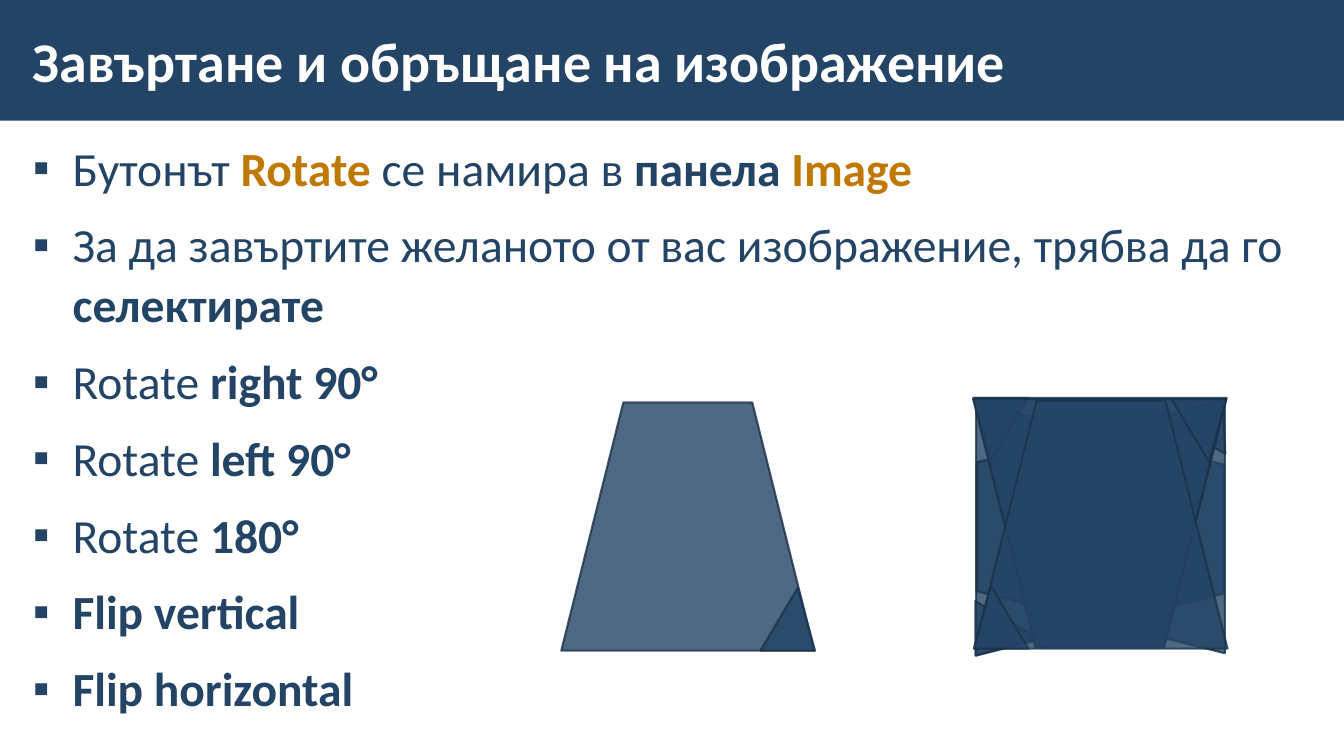
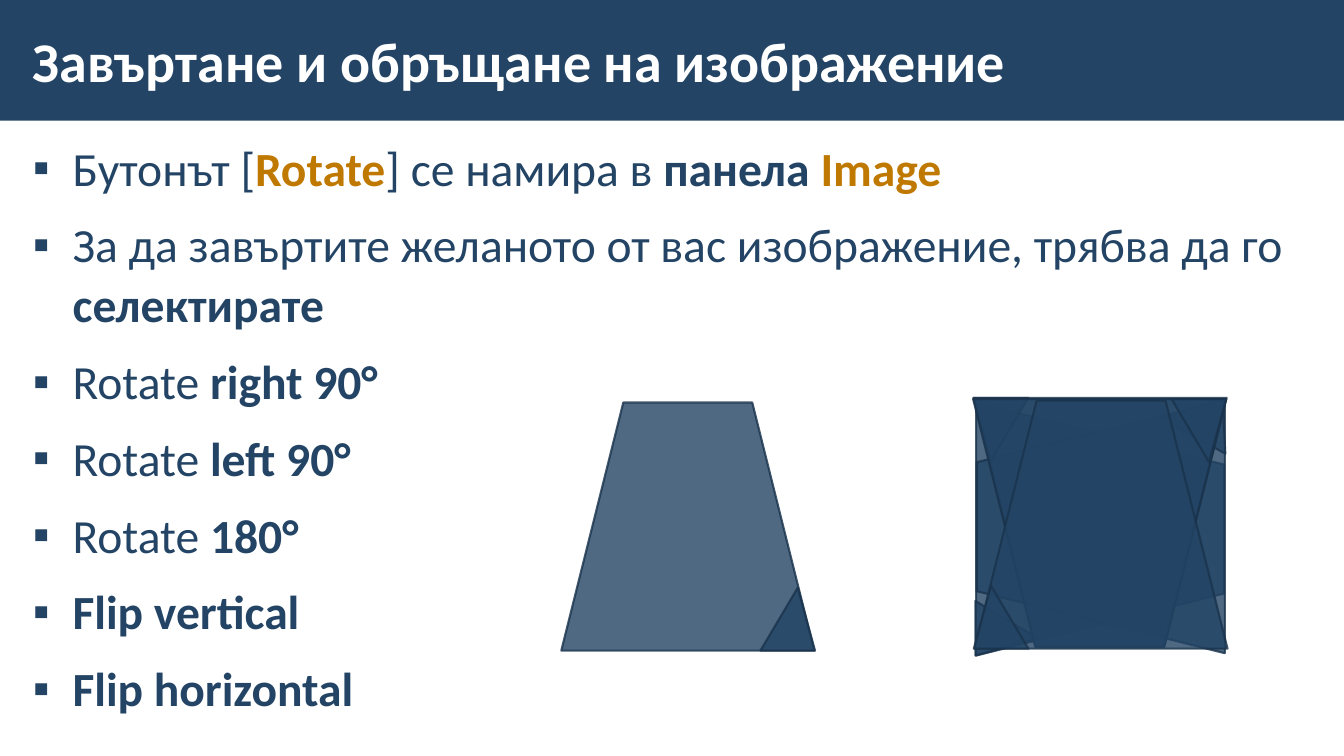
Before and after one commit to BG-IT-Edu/School-Programming, a slide deck: slide 11 of Courses/Computer-Modeling-and-IT/Computer-Modeling-and-IT-5-Class/14-Convert-and-Insert-Text-Into-a-Graphic-Image/14-Convert-and-Insert-Text-Into-a-Graphic-Image.pptx. Drawn at 1344x756 pixels with LibreOffice and Linux fonts; fonts in the diff are those of the drawing; background and template pictures are left out. Boxes give left, top, right and bottom in pixels: in the first picture for what was removed or moved away, otherwise in the second. Text is boxed around its words. In the diff, an @@ line names an element or a change of style, - is before the commit and + after.

Commit message:
Fixes for convert and insert texxt into a graphic image slides

```diff
--- a/Courses/Computer-Modeling-and-IT/Computer-Modeling-and-IT-5-Class/14-Convert-and-Insert-Text-Into-a-Graphic-Image/14-Convert-and-Insert-Text-Into-a-Graphic-Image.pptx
+++ b/Courses/Computer-Modeling-and-IT/Computer-Modeling-and-IT-5-Class/14-Convert-and-Insert-Text-Into-a-Graphic-Image/14-Convert-and-Insert-Text-Into-a-Graphic-Image.pptx
@@ text at (73,151,942,194): text changed; bold off @@
-▪ Бутонът Rotate се намира в панела Image
+▪ Бутонът [Rotate] се намира в панела Image
```
Also in this commit, not shown: 6 other slides changed.
